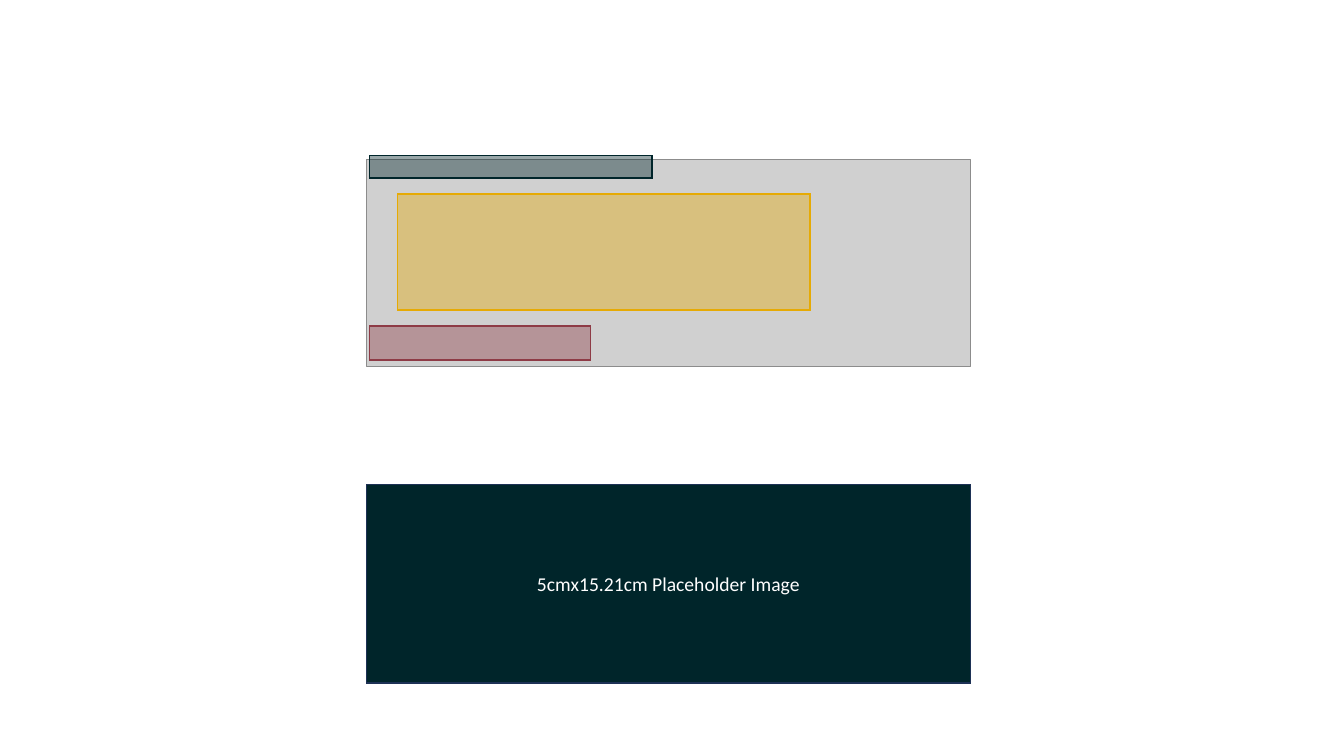
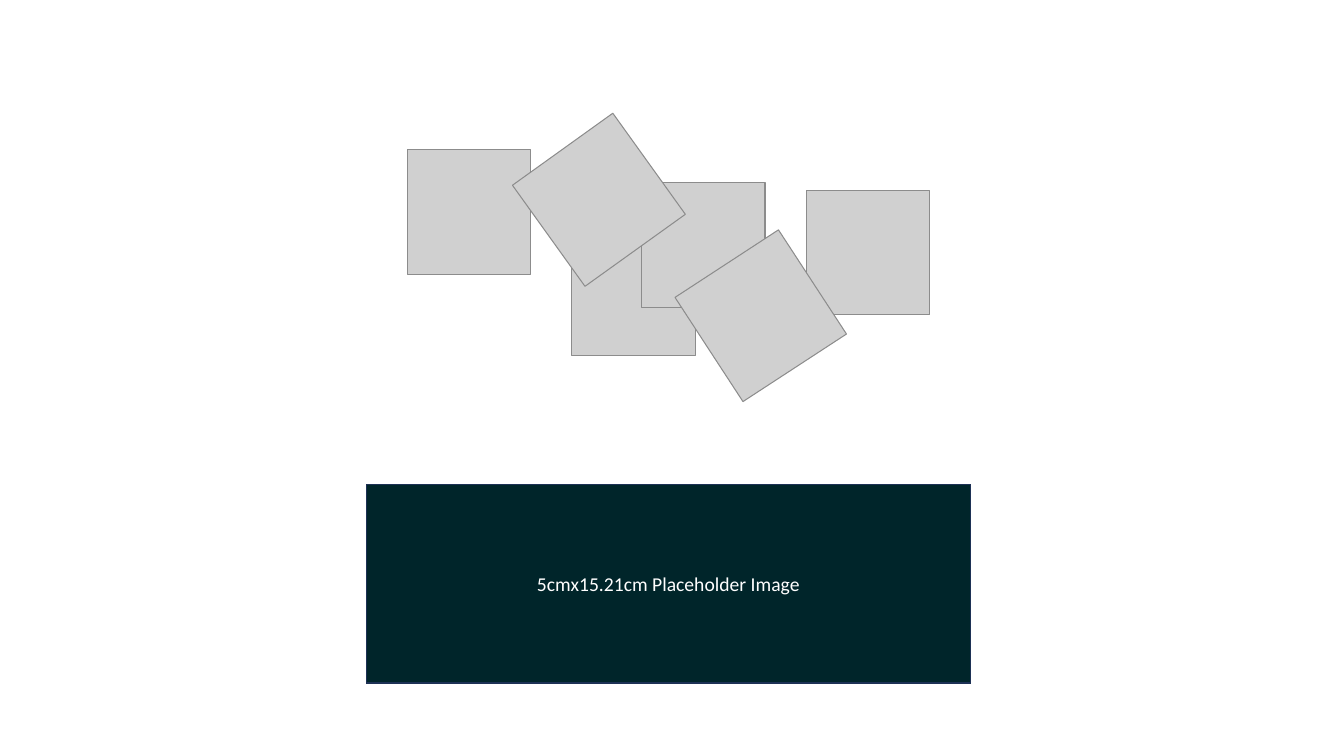
Before and after one commit to add-am/website, a slide deck: slide 5 of docs/images/listing_images.pptx. Drawn at 1344x756 pixels with LibreOffice and Linux fonts; fonts in the diff are those of the drawing; grey boxes stand for pictures. Boxes give left, top, right and bottom in pixels: in the first picture for what was removed or moved away, otherwise in the second. Text is boxed around its words. In the diff, an @@ line names an element or a change of style, - is before the commit and + after.

```diff
--- a/docs/images/listing_images.pptx
+++ b/docs/images/listing_images.pptx
@@ group added at [407, 113, 931, 402]: 6 pictures @@
@@ group removed at [367, 155, 971, 367]: 3 rectangles, 1 picture @@
```
Also in this commit, not shown: 6 other files.
